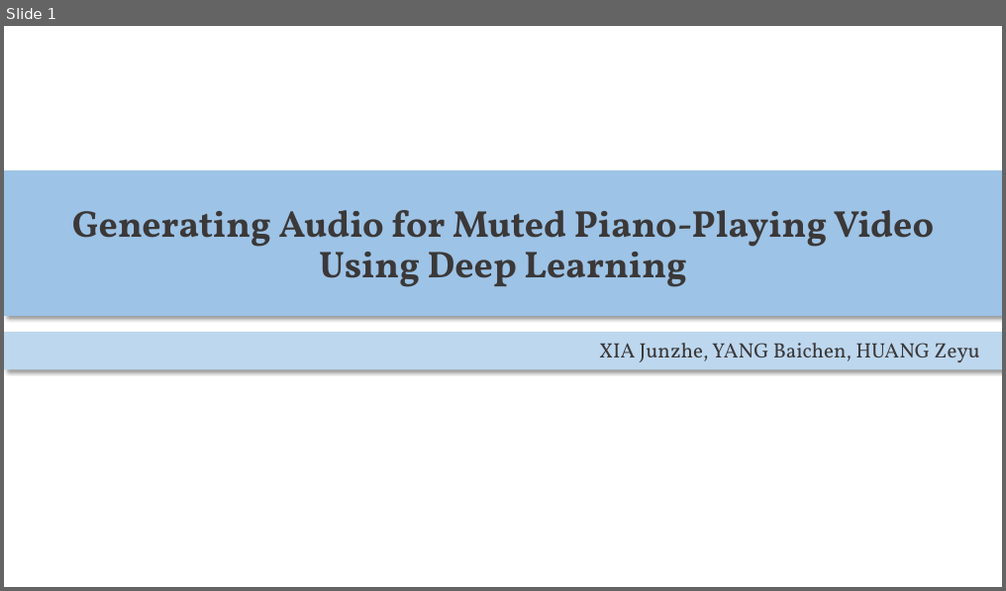
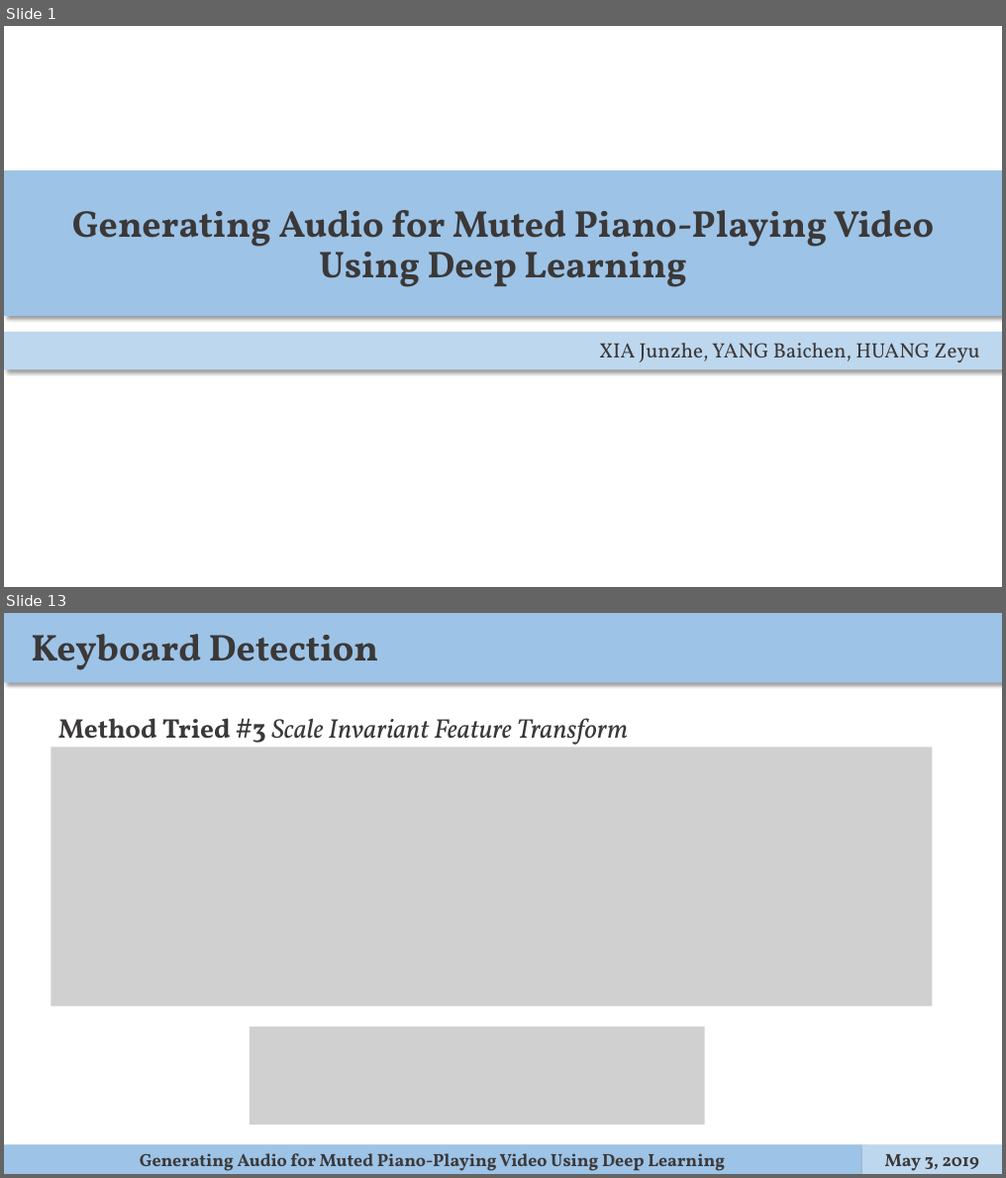
Before and after one commit to ppfish45/AI-Pianist, a slide deck: docs/presentation/slides.pptx. Shown one above the other, each under a label of ours: slide 1 before the commit, slides 1 and 13 after it; the slides between them are not shown. The pictures are 1006x591 and 1006x1178 pixels, drawn with LibreOffice and Linux fonts; fonts in the diff are those of the drawing; grey boxes stand for pictures. Boxes give left, top, right and bottom in pixels: in the first picture for what was removed or moved away, otherwise in the second. Text is boxed around its words. In the diff, an @@ line names an element or a change of style, - is before the commit and + after.

```diff
--- a/docs/presentation/slides.pptx
+++ b/docs/presentation/slides.pptx
@@ slide 13 added at box(4, 613, 1002, 1174), background #FFFFFF @@
@@ rectangle added at box(4, 613, 1002, 682), fill #9DC3E6 @@
@@ text added at box(31, 634, 378, 670), 36 pt, text #3B3838, bold @@
+Keyboard Detection
@@ text added at box(58, 718, 628, 751), 26 pt, text #3B3838, italic @@
+Method Tried #3 Scale Invariant Feature Transform
@@ picture added at box(52, 747, 933, 1006) @@
@@ picture added at box(250, 1027, 705, 1125) @@
@@ rectangle added at box(4, 1146, 862, 1174), fill #9DC3E6 @@
@@ rectangle added at box(862, 1146, 1002, 1174), fill #BDD7EE @@
@@ text added at box(140, 1154, 725, 1171), 17 pt, text #3B3838, bold @@
+Generating Audio for Muted Piano-Playing Video Using Deep Learning
@@ text added at box(885, 1155, 979, 1171), 17 pt, text #3B3838, bold @@
+May 3, 2019
```
Also in this commit, not shown: 2 slides changed, 18 other slides added.
